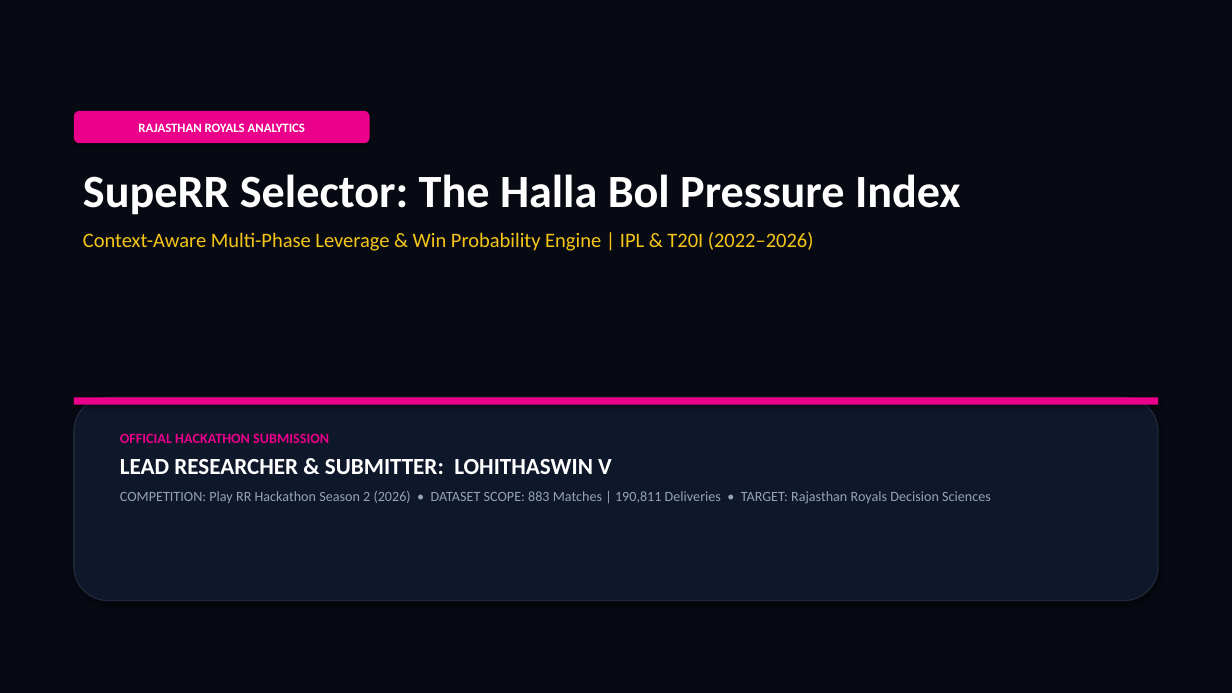
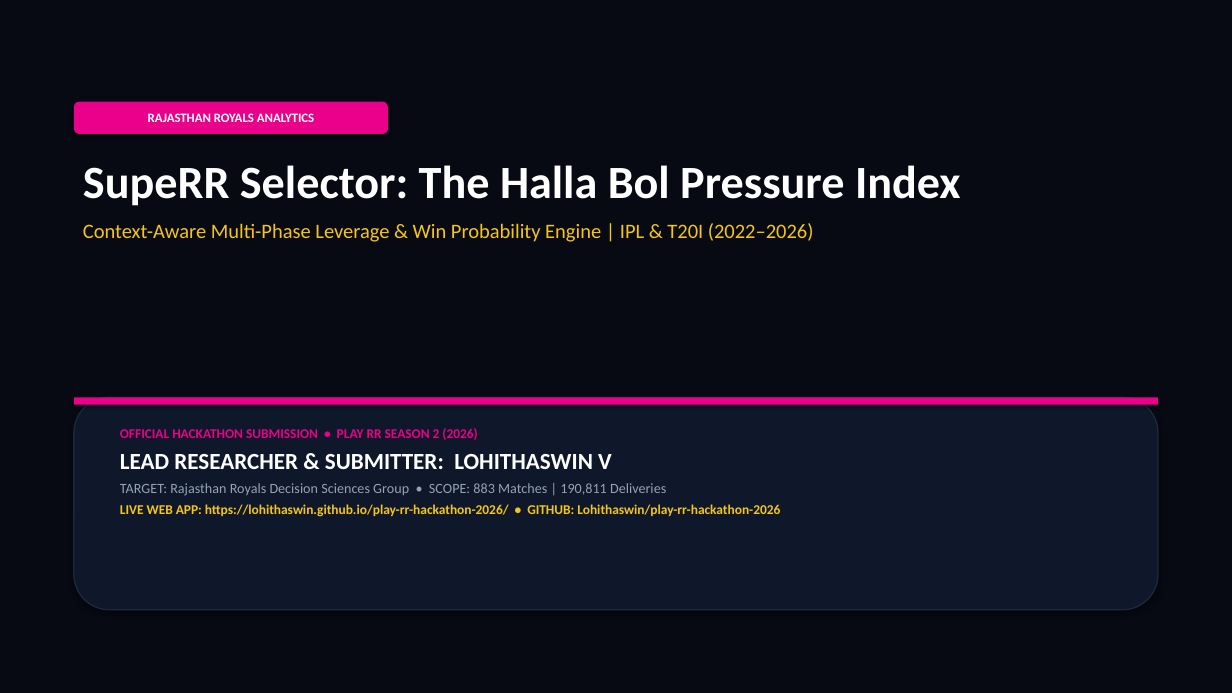
Before and after one commit to Lohithaswin/play-rr-hackathon-2026, a slide deck: slide 1 of Play_RR_Hackathon_Lohithaswin_V.pptx. Drawn at 1232x693 pixels with LibreOffice and Linux fonts; fonts in the diff are those of the drawing. Boxes give left, top, right and bottom in pixels: in the first picture for what was removed or moved away, otherwise in the second. Text is boxed around its words. In the diff, an @@ line names an element or a change of style, - is before the commit and + after.

Commit message:
Add official submission PPTX, DOCX, and PDF deliverables with visual evidence

```diff
--- a/Play_RR_Hackathon_Lohithaswin_V.pptx
+++ b/Play_RR_Hackathon_Lohithaswin_V.pptx
@@ rounded rectangle "RAJASTHAN ROYALS ANALYTICS": place and size @@
-rounded rectangle "RAJASTHAN ROYALS ANALYTICS" at (74,111,370,143)
+rounded rectangle "RAJASTHAN ROYALS ANALYTICS" at (74,102,388,134)
@@ text "SupeRR Selector: The Halla Bol ...": place and size @@
-text "SupeRR Selector: The Halla Bol ..." at (83,174,961,251)
+text "SupeRR Selector: The Halla Bol ..." at (83,165,961,242)
@@ rounded rectangle: place and size @@
-rounded rectangle at (74,397,1158,601)
+rounded rectangle at (74,397,1158,610)
@@ text at (120,428,478,440): text changed; size 11 to 10.5 pt @@
-OFFICIAL HACKATHON SUBMISSION
+OFFICIAL HACKATHON SUBMISSION • PLAY RR SEASON 2 (2026)
@@ text at (120,454,612,469): less space between paragraphs @@
@@ text at (120,483,780,517): text changed; size 11 to 10.5 pt; text colour #94A3B8 to #F5C518; bold on @@
-COMPETITION: Play RR Hackathon Season 2 (2026) • DATASET SCOPE: 883 Matches | 190,811 Deliveries • TARGET: Rajasthan Royals Decision Sciences
+TARGET: Rajasthan Royals Decision Sciences Group • SCOPE: 883 Matches | 190,811 Deliveries
+LIVE WEB APP: https://lohithaswin.github.io/play-rr-hackathon-2026/ • GITHUB: Lohithaswin/play-rr-hackathon-2026
```
Also in this commit, not shown: 11 other slides changed, 2 slides added, 31 other files.
